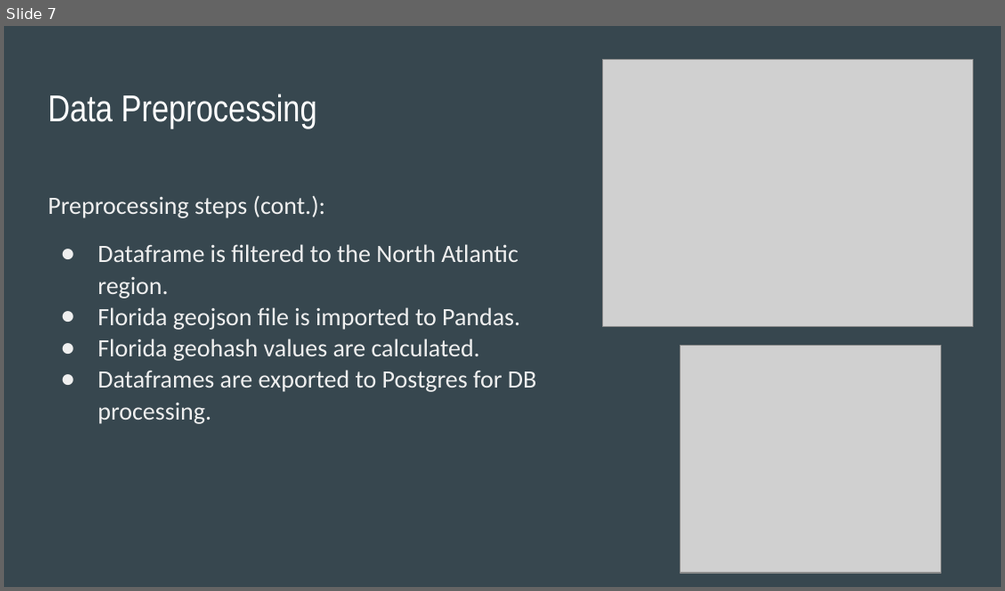
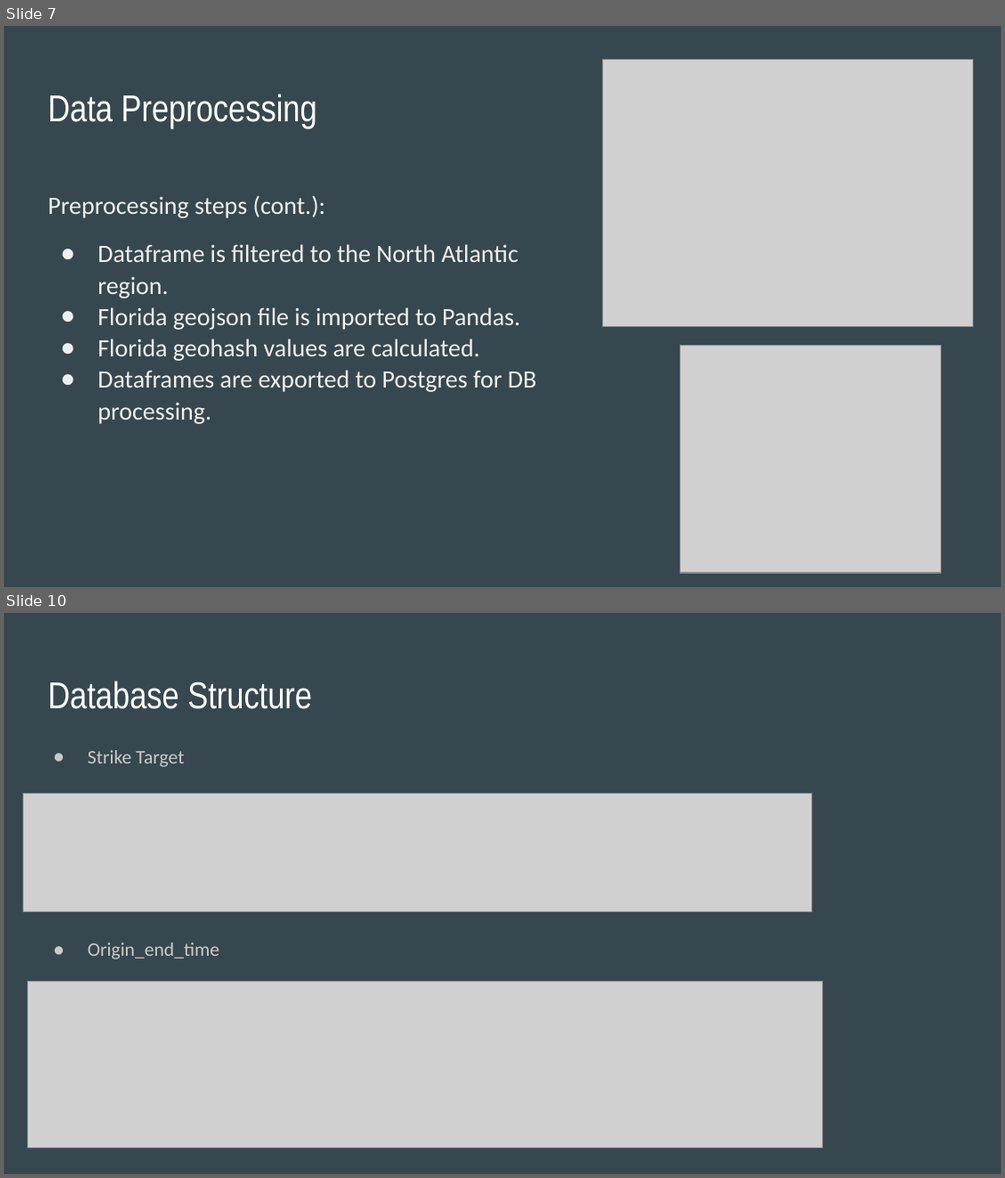
Before and after one commit to daniduce/Final-Project, a slide deck: Weather Patterns.pptx. Shown one above the other, each under a label of ours: slide 7 before the commit, slides 7 and 10 after it; the slides between them are not shown. The pictures are 1005x591 and 1005x1178 pixels, drawn with LibreOffice and Linux fonts; fonts in the diff are those of the drawing; grey boxes stand for pictures. Boxes give left, top, right and bottom in pixels: in the first picture for what was removed or moved away, otherwise in the second. Text is boxed around its words. In the diff, an @@ line names an element or a change of style, - is before the commit and + after.

```diff
--- a/Weather Patterns.pptx
+++ b/Weather Patterns.pptx
@@ slide 10 added at (4,613,1001,1174), background #37474F @@
@@ title added at (48,681,312,709), 27 pt, text #FFFFFF @@
+Database Structure
@@ text added at (88,750,219,959), 13.9 pt, text #CACACA @@
+● Strike Target
+● Origin_end_time
@@ picture added at (23,794,811,911) @@
@@ picture added at (28,981,824,1147) @@
```
Also in this commit, not shown: 6 slides changed, 6 other slides added, 2 slides removed.
